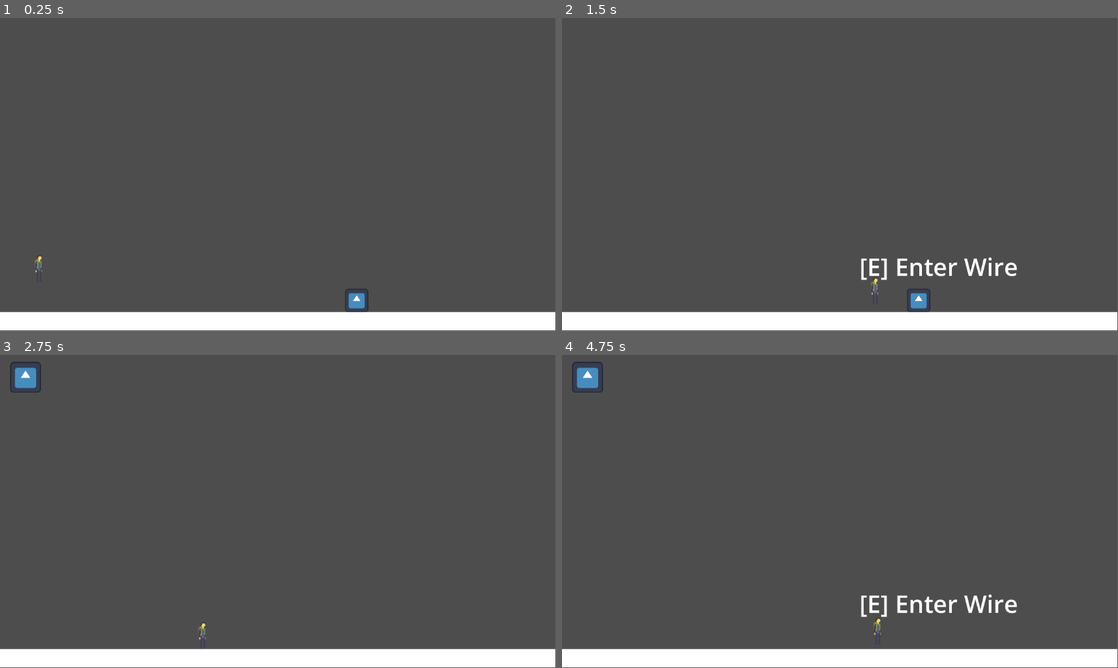
Above: before the commit, frames 1-4 (two rows, left to right).
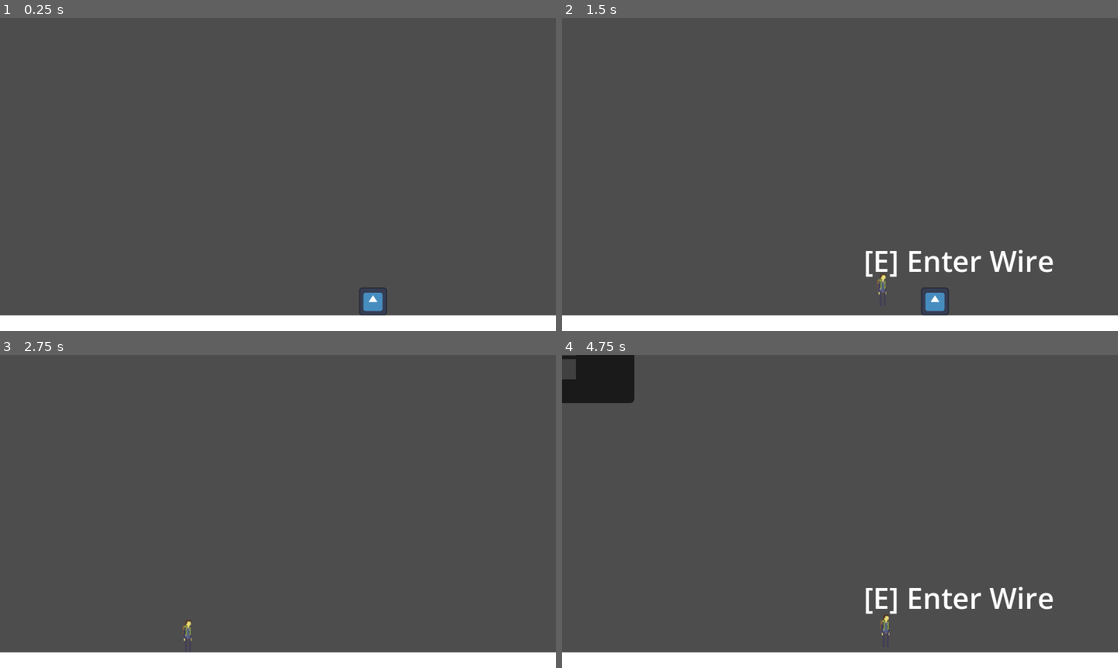
Above: after the commit, the same moments.

Repository: The-Spark-Industries/spark-energy
Game: Godot game, scene res://Master Scenes/level1.tscn
Same seed, same stepped clock (60 frames per second), same inputs: the game is played once before the commit and once after it. The engine's default icon, where the game draws it, is replaced by a stand-in: a white triangle on a blue panel in a dark square.
Inputs:
- Up to frame 1 (0.25 s): no input
- Up to frame 2 (1.5 s): hold Right (ui_right) from 0.53 s (still down); tap E (interact) at 0.6, 1.35 s; tap Space (jump) at 0.77 s
- Up to frame 3 (2.75 s): tap Space (jump) at 1.52 s; release Right (ui_right) at 2.03 s; hold Left (ui_left) from 2.03 s (still down); tap E (interact) at 2.1 s
- Up to frame 4 (4.75 s): release Left (ui_left) at 2.78 s; hold Right (ui_right) 2.78-4.28 s; tap E (interact) at 2.85, 3.6, 4.35 s; tap Space (jump) at 3.02, 3.77, 4.52 s; tap M (map_toggle, bound only after the commit) at 4.15 s; hold Left (ui_left) from 4.28 s (still down)
In our replay, the window is 799x449 before the commit and 800x450 after it. These sizes can differ from the game's own. Grey fills any space a smaller window leaves; there, only what the larger window draws over its background counts as a difference.

The runs differ from the first frame. In frame 1, 1.9% of the frame differs, in the area x 0-100%, y 0-96%; in frame 2, 3.3%; in frame 3, 1.9%; in frame 4, 4.7%.

Commit message:
First map prototype

Diff:
--- a/Master Scenes/level1.tscn
+++ b/Master Scenes/level1.tscn
@@ -111,21 +111,81 @@
 texture = ExtResource("2_nuwp2")
 
 [node name="CameraPoints" type="Node2D" parent="." unique_id=672961212]
-position = Vector2(-1099, 1007)
-
-[node name="Node2D5" type="Node2D" parent="CameraPoints" unique_id=1681594411]
+position = Vector2(-1099, 1050)
+
+[node name="Room_0_0" type="Node2D" parent="CameraPoints" unique_id=697253879]
+
+[node name="Room_0_1" type="Node2D" parent="CameraPoints" unique_id=1155560918]
+position = Vector2(1000, 0)
+
+[node name="Room_0_2" type="Node2D" parent="CameraPoints" unique_id=1392805412]
+position = Vector2(2000, 0)
+
+[node name="Room_0_3" type="Node2D" parent="CameraPoints" unique_id=100174834]
+position = Vector2(3000, 0)
+
+[node name="Room_0_4" type="Node2D" parent="CameraPoints" unique_id=1657203684]
 position = Vector2(4000, 0)
 
-[node name="Node2D4" type="Node2D" parent="CameraPoints" unique_id=1813217306]
-position = Vector2(3000, 0)
-
-[node name="Node2D3" type="Node2D" parent="CameraPoints" unique_id=1282915343]
-position = Vector2(2000, 0)
-
-[node name="Node2D2" type="Node2D" parent="CameraPoints" unique_id=609835357]
-position = Vector2(1000, 0)
-
-[node name="Node2D" type="Node2D" parent="CameraPoints" unique_id=1172714710]
+[node name="Room_1_0" type="Node2D" parent="CameraPoints" unique_id=1912298782]
+position = Vector2(0, 600)
+
+[node name="Room_1_1" type="Node2D" parent="CameraPoints" unique_id=502162458]
+position = Vector2(1000, 600)
+
+[node name="Room_1_2" type="Node2D" parent="CameraPoints" unique_id=1543666515]
+position = Vector2(2000, 600)
+
+[node name="Room_1_3" type="Node2D" parent="CameraPoints" unique_id=1688043101]
+position = Vector2(3000, 600)
+
+[node name="Room_1_4" type="Node2D" parent="CameraPoints" unique_id=1994861453]
+position = Vector2(4000, 600)
+
+[node name="Room_2_0" type="Node2D" parent="CameraPoints" unique_id=1919962837]
+position = Vector2(0, 1200)
+
+[node name="Room_2_1" type="Node2D" parent="CameraPoints" unique_id=1904769222]
+position = Vector2(1000, 1200)
+
+[node name="Room_2_2" type="Node2D" parent="CameraPoints" unique_id=262305620]
+position = Vector2(2000, 1200)
+
+[node name="Room_2_3" type="Node2D" parent="CameraPoints" unique_id=80117181]
+position = Vector2(3000, 1200)
+
+[node name="Room_2_4" type="Node2D" parent="CameraPoints" unique_id=1486081301]
+position = Vector2(4000, 1200)
+
+[node name="Room_3_0" type="Node2D" parent="CameraPoints" unique_id=876326285]
+position = Vector2(0, 1800)
+
+[node name="Room_3_1" type="Node2D" parent="CameraPoints" unique_id=28634516]
+position = Vector2(1000, 1800)
+
+[node name="Room_3_2" type="Node2D" parent="CameraPoints" unique_id=798432118]
+position = Vector2(2000, 1800)
+
+[node name="Room_3_3" type="Node2D" parent="CameraPoints" unique_id=2041901714]
+position = Vector2(3000, 1800)
+
+[node name="Room_3_4" type="Node2D" parent="CameraPoints" unique_id=227884753]
+position = Vector2(4000, 1800)
+
+[node name="Room_4_0" type="Node2D" parent="CameraPoints" unique_id=680348713]
+position = Vector2(0, 2400)
+
+[node name="Room_4_1" type="Node2D" parent="CameraPoints" unique_id=1011269222]
+position = Vector2(1000, 2400)
+
+[node name="Room_4_2" type="Node2D" parent="CameraPoints" unique_id=645539716]
+position = Vector2(2000, 2400)
+
+[node name="Room_4_3" type="Node2D" parent="CameraPoints" unique_id=334918482]
+position = Vector2(3000, 2400)
+
+[node name="Room_4_4" type="Node2D" parent="CameraPoints" unique_id=2000218893]
+position = Vector2(4000, 2400)
 
 [node name="WirePath1" type="Node2D" parent="." unique_id=1125744823]
 position = Vector2(482, 1254)
--- a/Scripts/RoomCamera.gd
+++ b/Scripts/RoomCamera.gd
@@ -106,3 +106,9 @@
 		2:  return Tween.EASE_OUT
 		3:  return Tween.EASE_IN_OUT
 		_:  return Tween.EASE_IN_OUT
+
+func get_current_target() -> Node2D:
+	return _current_target
+
+func get_camera_targets() -> Array[Node2D]:
+	return _targets.duplicate()
--- a/Scripts/game_interface.gd
+++ b/Scripts/game_interface.gd
@@ -1,19 +1,152 @@
 extends Control
+
+const MAP_ROWS := 5
+const MAP_COLS := 5
+const TOTAL_ROOMS := MAP_ROWS * MAP_COLS
+
+const MAP_BACKGROUND_COLOR := Color(0.0, 0.0, 0.0, 0.55)
+const MAP_PANEL_COLOR := Color(0.08, 0.08, 0.08, 0.9)
+const MAP_ROOM_COLOR := Color(0.25, 0.25, 0.25, 1.0)
+const MAP_ACTIVE_ROOM_COLOR := Color(0.95, 0.85, 0.2, 1.0)
+
+var _map_visible := false
+var _map_backdrop: ColorRect
+var _map_panel: Panel
+var _map_grid: GridContainer
+var _map_cells: Array[ColorRect] = []
+
+var _room_camera: Camera2D
+var _ordered_room_nodes: Array[Node2D] = []
+var _current_room_index := -1
+
+@onready var _inventory_icon: Sprite2D = %Icon
 
 func _ready() -> void:
 	print(Global.inventory)
-	#Global.inventory= []
-	if (Global.inventory.size() ==0):
-		%Icon.visible = false
+	if Global.inventory.size() == 0:
+		_inventory_icon.visible = false
+
+	_room_camera = get_parent() as Camera2D
+	_setup_map_ui()
+	_refresh_room_nodes()
+	_update_map_highlight()
 
 
 #Checks if there's anything in the inventory, to add it. Meant for the start of the game.
 func _process(delta: float) -> void:
+	if Global.inventory.size() == 0:
+		_inventory_icon.visible = false
+	else:
+		_inventory_icon.visible = true
 
-	if (Global.inventory.size() ==0):
-		%Icon.visible = false
+	if _map_visible:
+		_update_map_highlight()
 
+func _unhandled_input(event: InputEvent) -> void:
+	if event.is_action_pressed("map_toggle"):
+		_toggle_map()
+		get_viewport().set_input_as_handled()
 
-	else:
+func _toggle_map() -> void:
+	_map_visible = not _map_visible
+	_map_backdrop.visible = _map_visible
+	if _map_visible:
+		_refresh_room_nodes()
+		_update_map_highlight()
 
-		%Icon.visible = true
+func _setup_map_ui() -> void:
+	_map_backdrop = ColorRect.new()
+	_map_backdrop.name = "MapBackdrop"
+	_map_backdrop.layout_mode = 1
+	_map_backdrop.anchors_preset = 15
+	_map_backdrop.anchor_right = 1.0
+	_map_backdrop.anchor_bottom = 1.0
+	_map_backdrop.color = MAP_BACKGROUND_COLOR
+	_map_backdrop.mouse_filter = Control.MOUSE_FILTER_IGNORE
+	_map_backdrop.visible = false
+	add_child(_map_backdrop)
+
+	_map_panel = Panel.new()
+	_map_panel.name = "MapPanel"
+	_map_panel.layout_mode = 1
+	_map_panel.anchors_preset = 8  # Center
+	_map_panel.anchor_left = 0.5
+	_map_panel.anchor_top = 0.5
+	_map_panel.anchor_right = 0.5
+	_map_panel.anchor_bottom = 0.5
+	_map_panel.offset_left = -400.0
+	_map_panel.offset_top = -240.0
+	_map_panel.offset_right = 400.0
+	_map_panel.offset_bottom = 240.0
+	_map_panel.grow_horizontal = 2
+	_map_panel.grow_vertical = 2
+	_map_panel.mouse_filter = Control.MOUSE_FILTER_IGNORE
+	_map_backdrop.add_child(_map_panel)
+
+	var panel_style := StyleBoxFlat.new()
+	panel_style.bg_color = MAP_PANEL_COLOR
+	panel_style.corner_radius_top_left = 16
+	panel_style.corner_radius_top_right = 16
+	panel_style.corner_radius_bottom_right = 16
+	panel_style.corner_radius_bottom_left = 16
+	panel_style.content_margin_left = 24
+	panel_style.content_margin_top = 24
+	panel_style.content_margin_right = 24
+	panel_style.content_margin_bottom = 24
+	_map_panel.add_theme_stylebox_override("panel", panel_style)
+
+	_map_grid = GridContainer.new()
+	_map_grid.name = "MapGrid"
+	_map_grid.layout_mode = 1
+	_map_grid.anchors_preset = 15
+	_map_grid.anchor_right = 1.0
+	_map_grid.anchor_bottom = 1.0
+	_map_grid.columns = MAP_COLS
+	_map_grid.size_flags_horizontal = Control.SIZE_EXPAND_FILL
+	_map_grid.size_flags_vertical = Control.SIZE_EXPAND_FILL
+	_map_grid.add_theme_constant_override("h_separation", 12)
+	_map_grid.add_theme_constant_override("v_separation", 12)
+	_map_panel.add_child(_map_grid)
+
+	for _i in range(TOTAL_ROOMS):
+		var cell := ColorRect.new()
+		cell.custom_minimum_size = Vector2(110.0, 70.0)
+		cell.color = MAP_ROOM_COLOR
+		cell.mouse_filter = Control.MOUSE_FILTER_IGNORE
+		_map_grid.add_child(cell)
+		_map_cells.append(cell)
+
+func _refresh_room_nodes() -> void:
+	_ordered_room_nodes.clear()
+	if _room_camera == null:
+		return
+
+	if _room_camera.has_method("get_camera_targets"):
+		var targets: Array = _room_camera.call("get_camera_targets")
+		for target in targets:
+			if target is Node2D:
+				_ordered_room_nodes.append(target as Node2D)
+
+	_ordered_room_nodes.sort_custom(func(a: Node2D, b: Node2D) -> bool:
+		if absf(a.global_position.y - b.global_position.y) > 0.1:
+			return a.global_position.y < b.global_position.y
+		return a.global_position.x < b.global_position.x
+	)
+
+func _update_map_highlight() -> void:
+	for cell in _map_cells:
+		cell.color = MAP_ROOM_COLOR
+
+	if _room_camera == null or _ordered_room_nodes.is_empty():
+		return
+
+	var current_target: Node2D = null
+	if _room_camera.has_method("get_current_target"):
+		current_target = _room_camera.call("get_current_target") as Node2D
+
+	if current_target == null:
+		return
+
+	_current_room_index = _ordered_room_nodes.find(current_target)
+	if _current_room_index >= 0 and _current_room_index < _map_cells.size():
+		_map_cells[_current_room_index].color = MAP_ACTIVE_ROOM_COLOR
--- a/project.godot
+++ b/project.godot
@@ -18,6 +18,15 @@
 run/main_scene="uid://c812w5iknq1es"
 config/features=PackedStringArray("4.6", "GL Compatibility")
 config/icon="res://icon.svg"
+
+
+[display]
+
+window/size/viewport_width=960
+window/size/viewport_height=540
+window/size/mode=3
+window/stretch/mode="viewport"
+window/stretch/aspect="keep"
 
 [autoload]
 
@@ -69,6 +78,11 @@
 "events": [Object(InputEventKey,"resource_local_to_scene":false,"resource_name":"","device":-1,"window_id":0,"alt_press …(195 unchanged characters)…
 ]
 }
+map_toggle={
+"deadzone": 0.5,
+"events": [Object(InputEventKey,"resource_local_to_scene":false,"resource_name":"","device":-1,"window_id":0,"alt_pressed":false,"shift_pressed":false,"ctrl_pressed":false,"meta_pressed":false,"pressed":false,"keycode":77,"physical_keycode":0,"key_label":0,"unicode":77,"location":0,"echo":false,"script":null)
+]
+}
 
 [rendering]
 
